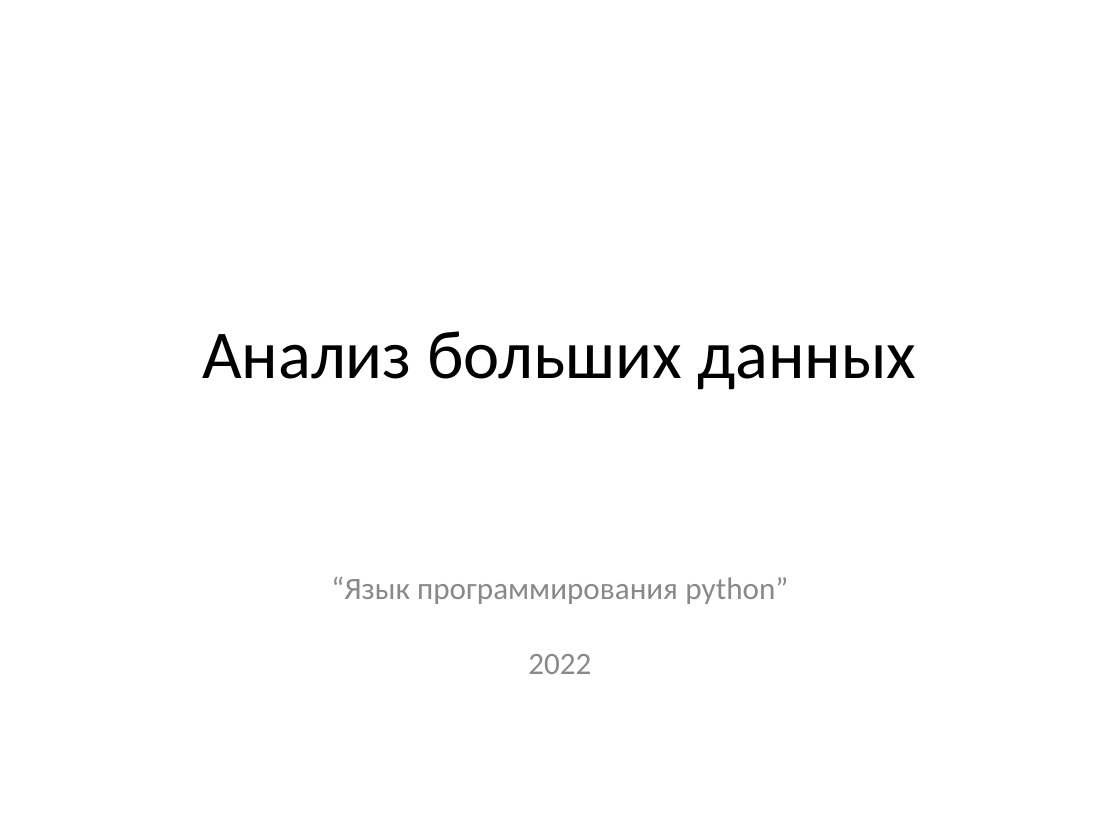
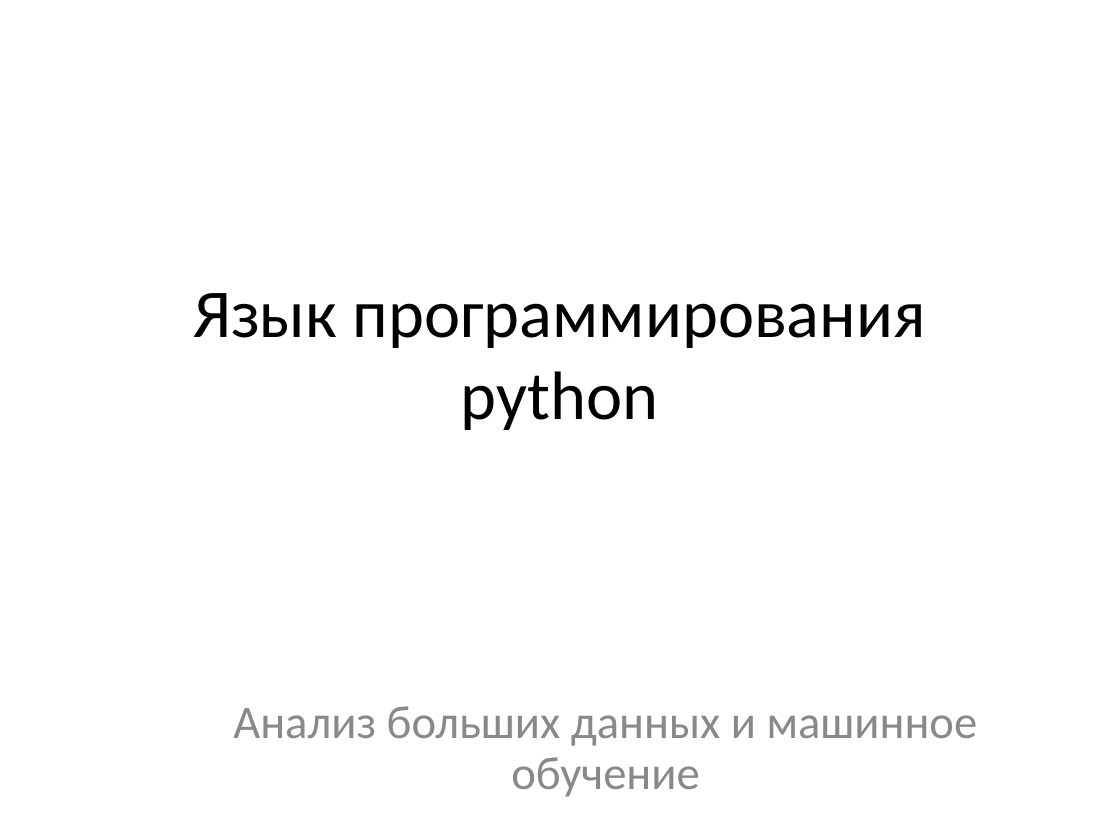
Before and after one commit to CyberLympha/Data-Science-Course, a slide deck: slide 1 of презентации/Язык программирования python.ppt. Drawn at 1120x840 pixels with LibreOffice and Linux fonts; fonts in the diff are those of the drawing. Boxes give left, top, right and bottom in pixels: in the first picture for what was removed or moved away, otherwise in the second. Text is boxed around its words. In the diff, an @@ line names an element or a change of style, - is before the commit and + after.

```diff
--- a/презентации/Язык программирования python.ppt
+++ b/презентации/Язык программирования python.ppt
@@ title at (x1=193, y1=293, x2=926, y2=430): text changed @@
-Анализ больших данных
+Язык программирования python
@@ subtitle removed at (x1=331, y1=577, x2=788, y2=674) @@
-“Язык программирования python”
-2022
@@ subtitle added at (x1=233, y1=706, x2=978, y2=797), 30 pt, text #898989 @@
+Анализ больших данных и машинное обучение
```
Also in this commit, not shown: 6 other slides changed, 7 slides added, 1 slide removed, 2 other files.
